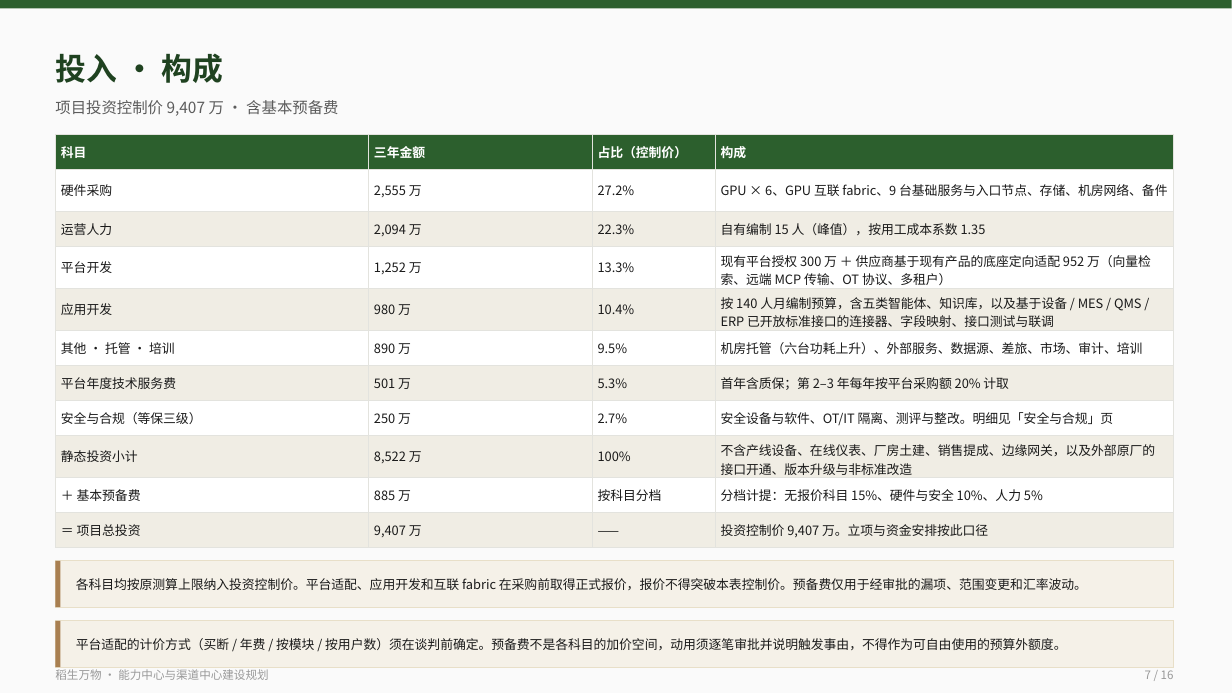
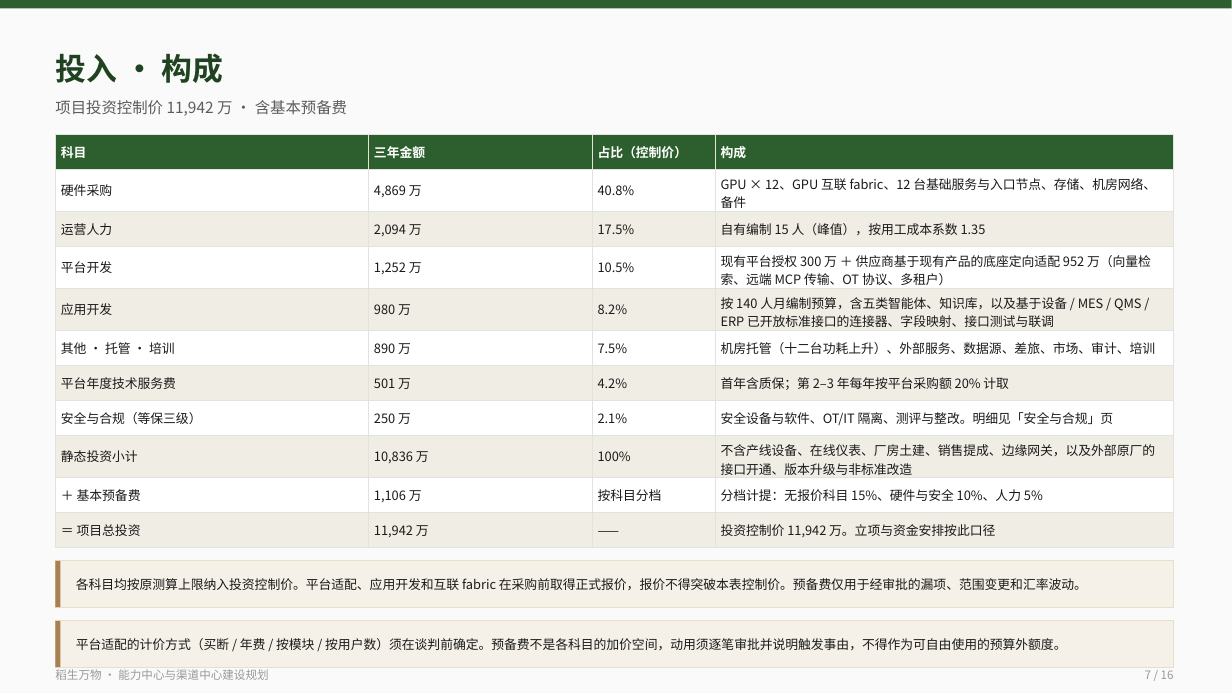
Before and after one commit to jinichen/catfish, a slide deck: slide 7 of projects/daosheng/docs/daosheng-nlzx-v2.budget-appendix-3nodes.pptx. Drawn at 1232x693 pixels with LibreOffice and Linux fonts; fonts in the diff are those of the drawing. Boxes give left, top, right and bottom in pixels: in the first picture for what was removed or moved away, otherwise in the second. Text is boxed around its words. In the diff, an @@ line names an element or a change of style, - is before the commit and + after.

Commit message:
docs(daosheng): 单节点 6 台 → 12 台 GPU，去品牌，去运营期成本
按 PPT 那份为准（不是 DOCX 版本）重算：

  · 算力主机不再写品牌型号，"8 卡 H20（141G/HBM3e）"→"8 卡 GPU 服务器，
    单机满配显存"；显存规格一并模糊，只留 2.4T 参数 / 95B 激活 / FP8 的测算口径
  · 单节点 6 台 → 12 台，四组互备（原三台一组两组互备）
  · 硬件数量跟着核：fabric 交换机 2→4 / 网卡 48→96；基础服务节点 9→12；
    存储 150TB→200TB
  · 单节点硬件 2,555 → 4,869 万；静态投资 8,522 → 10,836；
    预备费 885 → 1,106；控制价 9,407 → 11,942 万
  · 删掉后 5 年运营成本，口径只到建设期末（原来"第四年起年度稳态 1,360 万/年"）
  · 主 deck 补一页系统逻辑架构

三节点合计 25,946 万 = 2.59 亿，3 亿上限下余量 4,054 万（14%）。

```diff
--- a/projects/daosheng/docs/daosheng-nlzx-v2.budget-appendix-3nodes.pptx
+++ b/projects/daosheng/docs/daosheng-nlzx-v2.budget-appendix-3nodes.pptx
@@ text at bbox=[55, 100, 347, 116]: text changed @@
-项目投资控制价 9,407 万 · 含基本预备费
+项目投资控制价 11,942 万 · 含基本预备费
@@ table at bbox=[55, 134, 1174, 541] @@
-row 2: 硬件采购 | 2,555 万 | 27.2% | GPU × 6、GPU 互联 fabric、9 台基础服务与入口节点、存储、机房网络、备件
+row 2: 硬件采购 | 4,869 万 | 40.8% | GPU × 12、GPU 互联 fabric、12 台基础服务与入口节点、存储、机房网络、备件
-row 3, column 3: 22.3%
+row 3, column 3: 17.5%
-row 4, column 3: 13.3%
+row 4, column 3: 10.5%
-row 5, column 3: 10.4%
+row 5, column 3: 8.2%
-row 6, column 3: 9.5%
+row 6, column 3: 7.5%
-row 6, column 4: 机房托管（六台功耗上升）、外部服务、数据源、差旅、市场、审计、培训
+row 6, column 4: 机房托管（十二台功耗上升）、外部服务、数据源、差旅、市场、审计、培训
-row 7, column 3: 5.3%
+row 7, column 3: 4.2%
-row 8, column 3: 2.7%
+row 8, column 3: 2.1%
-row 9, column 2: 8,522 万
+row 9, column 2: 10,836 万
-row 10, column 2: 885 万
+row 10, column 2: 1,106 万
-row 11, column 2: 9,407 万
+row 11, column 2: 11,942 万
-row 11, column 4: 投资控制价 9,407 万。立项与资金安排按此口径
+row 11, column 4: 投资控制价 11,942 万。立项与资金安排按此口径
```
Also in this commit, not shown: 12 other slides changed, 1 other file.
